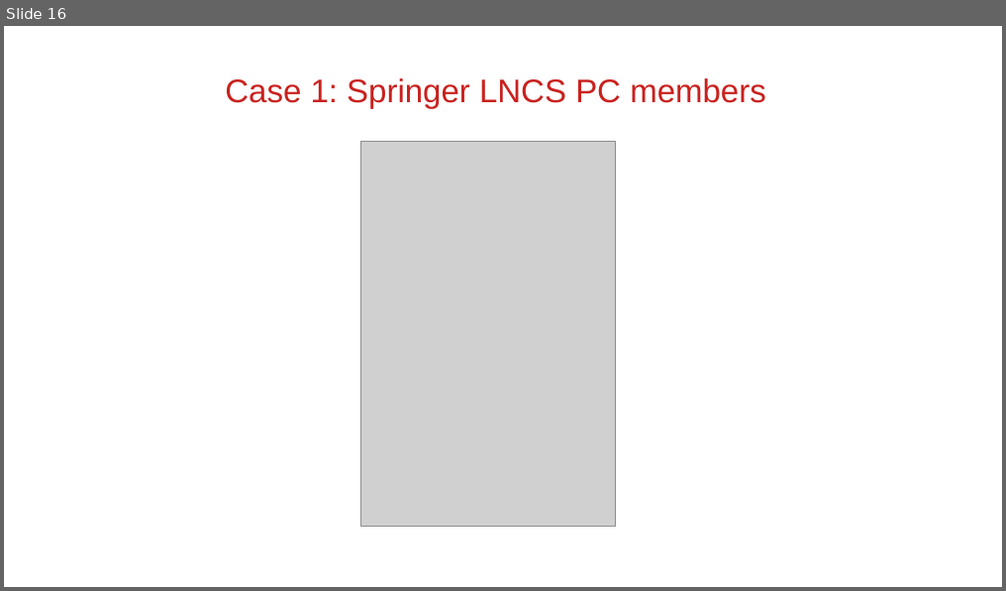
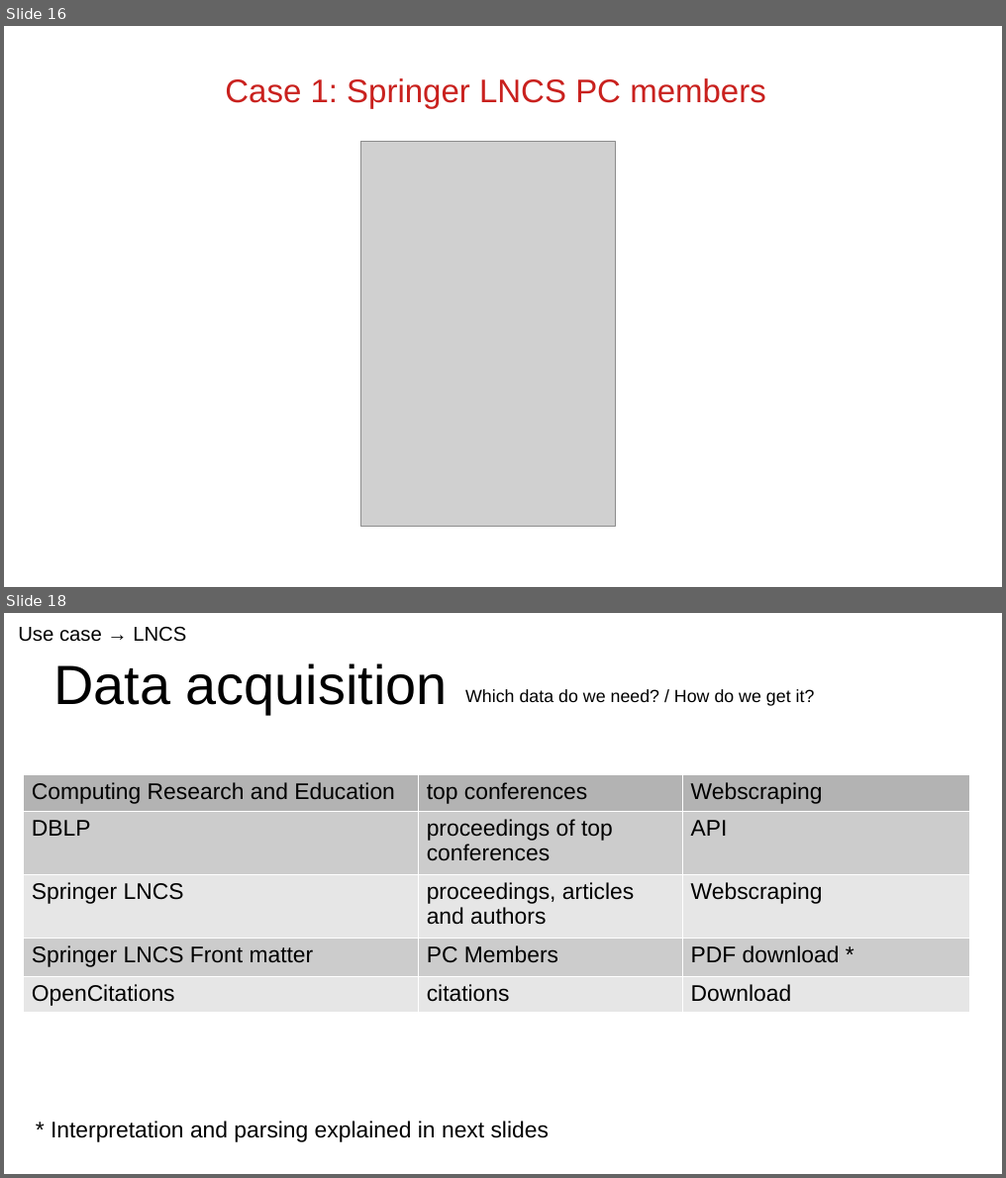
Before and after one commit to XibrenX/MasterThesis, a slide deck: slides/presentatie.odp. Shown one above the other, each under a label of ours: slide 16 before the commit, slides 16 and 18 after it; the slides between them are not shown. The pictures are 1006x591 and 1006x1178 pixels, drawn with LibreOffice and Linux fonts; fonts in the diff are those of the drawing; grey boxes stand for pictures. Boxes give left, top, right and bottom in pixels: in the first picture for what was removed or moved away, otherwise in the second. Text is boxed around its words. In the diff, an @@ line names an element or a change of style, - is before the commit and + after.

```diff
--- a/slides/presentatie.odp
+++ b/slides/presentatie.odp
@@ slide 18 added at [4, 613, 1002, 1174], background #FFFFFF @@
@@ title added at [18, 627, 186, 642], 16 pt, text #000000 @@
+Use case → LNCS
@@ title added at [54, 663, 448, 714], 44 pt, text #000000 @@
+Data acquisition
@@ text added at [465, 689, 815, 706], 14 pt, text #000000 @@
+Which data do we need? / How do we get it?
@@ table added at [23, 775, 970, 1010], 5 rows, 3 columns @@
+Computing Research and Education | top conferences | Webscraping
+DBLP | proceedings of top conferences | API
+Springer LNCS | proceedings, articles and authors | Webscraping
+Springer LNCS Front matter | PC Members | PDF download *
+OpenCitations | citations | Download
@@ text added at [51, 1121, 548, 1143], 18 pt, text #000000 @@
+* Interpretation and parsing explained in next slides
```
Also in this commit, not shown: 7 slides changed, 9 other slides added, 1 slide removed, 12 other files.
